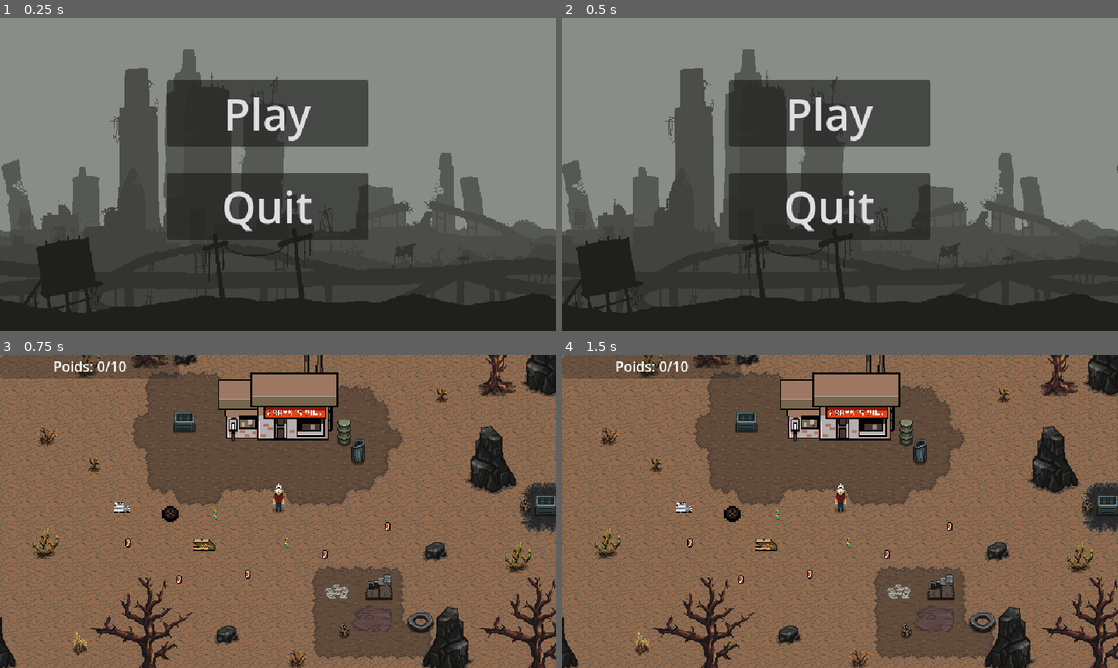
Above: before the commit, frames 1-4 (two rows, left to right).
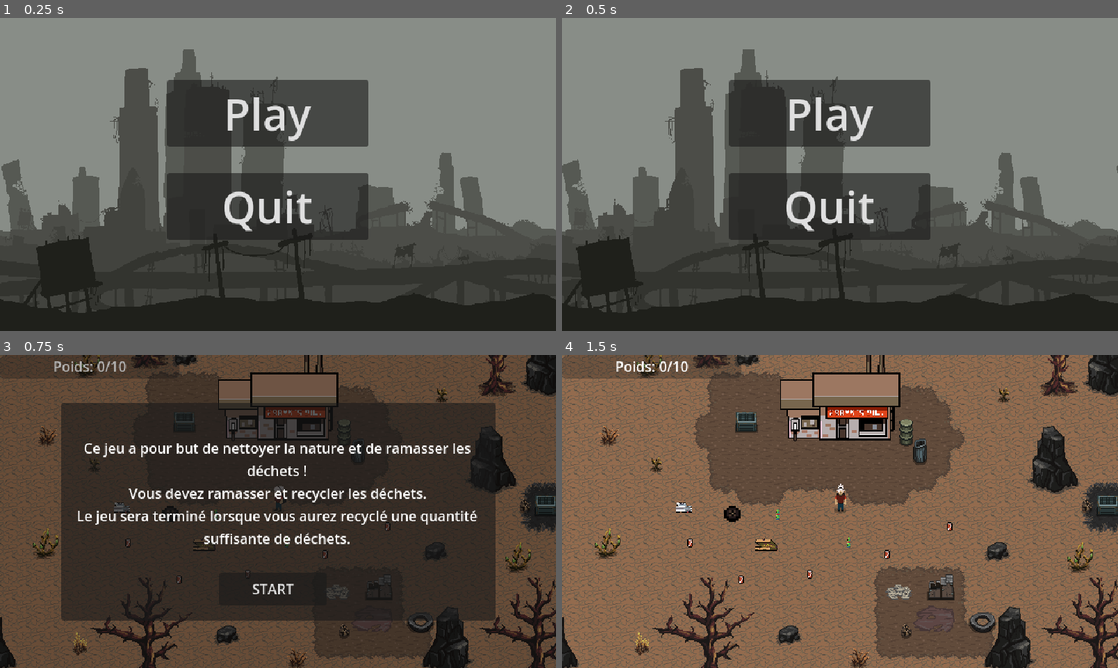
Above: after the commit, the same moments.

Repository: Sk1T/JeuDePolution
Game: Godot game, scene res://scene/menu.tscn
Two runs of this game, one before a commit and one after it. Both use one fixed random seed, a clock stepped at 60 frames per second and the inputs below.
Inputs (mouse positions are in pixels of both pictures, inside the frame that each line leads up to):
- Up to frame 1 (0.25 s): no input
- Up to frame 2 (0.5 s): no input
- Up to frame 3 (0.75 s): click "Play" at 0.5 s
- Up to frame 4 (1.5 s): click (834, 589) at 1.25 s, where only the run after the commit has a clickable "START"

Frames 1-2 are identical in both runs. In frame 3, 90% of the frame differs, in the area x 0-100%, y 0-100%; in frame 4, nothing differs.

Commit message:
added pop-up menu with rulles at beggininh og game

Diff:
--- /dev/null
+++ b/scene/Level/level.gd
@@ -0,0 +1,11 @@
+extends Node2D
+
+var rules_scene = preload("res://scene/pop_up_window.tscn")
+
+func _ready():
+	var rules_instance = rules_scene.instantiate()
+
+	var canvas = CanvasLayer.new()
+	add_child(canvas)
+
+	canvas.add_child(rules_instance)
--- a/scene/Level/level.tscn
+++ b/scene/Level/level.tscn
@@ -1,5 +1,6 @@
-[gd_scene load_steps=16 format=4 uid="uid://fmimkhvbh67n"]
-
+[gd_scene load_steps=17 format=4 uid="uid://fmimkhvbh67n"]
+
+[ext_resource type="Script" path="res://scene/Level/level.gd" id="1_grpty"]
 [ext_resource type="TileSet" uid="uid://ckmmkhdtmq04i" path="res://Ressourses/world.tres" id="1_hkugq"]
 [ext_resource type="PackedScene" uid="uid://cotd1teuak74e" path="res://scene/Trashe/UI_Weight.tscn" id="1_wibw6"]
 [ext_resource type="PackedScene" uid="uid://drwegsntcu5en" path="res://scene/Player/player.tscn" id="2_7yr01"]
@@ -1464,6 +1465,7 @@
 
 [node name="Level" type="Node2D"]
 y_sort_enabled = true
+script = ExtResource("1_grpty")
 
 [node name="WeightUI" parent="." instance=ExtResource("1_wibw6")]
 
--- /dev/null
+++ b/scene/pop_up_window.gd
@@ -0,0 +1,18 @@
+extends Control
+
+
+# Called when the node enters the scene tree for the first time.
+func _ready():
+	get_tree().paused = true
+
+
+
+
+# Called every frame. 'delta' is the elapsed time since the previous frame.
+func _process(delta):
+	pass
+
+
+func _on_button_pressed():
+	get_tree().paused = false
+	queue_free()
--- a/scene/pop_up_window.tscn
+++ b/scene/pop_up_window.tscn
@@ -1,3 +1,62 @@
-[gd_scene format=3 uid="uid://cdbsvorv2w2ti"]
+[gd_scene load_steps=2 format=3 uid="uid://cdbsvorv2w2ti"]
 
-[node name="Pop-up_window" type="CanvasLayer"]
+[ext_resource type="Script" path="res://scene/pop_up_window.gd" id="1_nf25k"]
+
+[node name="RulesLayer" type="Control"]
+process_mode = 3
+layout_mode = 3
+anchors_preset = 15
+anchor_right = 1.0
+anchor_bottom = 1.0
+grow_horizontal = 2
+grow_vertical = 2
+size_flags_horizontal = 4
+size_flags_vertical = 4
+script = ExtResource("1_nf25k")
+
+[node name="Overlay" type="ColorRect" parent="."]
+layout_mode = 1
+anchors_preset = 15
+anchor_right = 1.0
+anchor_bottom = 1.0
+grow_horizontal = 2
+grow_vertical = 2
+color = Color(0, 0, 0, 0.294118)
+
+[node name="Panel" type="Panel" parent="."]
+custom_minimum_size = Vector2(500, 250)
+layout_mode = 1
+anchors_preset = 8
+anchor_left = 0.5
+anchor_top = 0.5
+anchor_right = 0.5
+anchor_bottom = 0.5
+offset_left = -250.0
+offset_top = -125.0
+offset_right = 250.0
+offset_bottom = 125.0
+grow_horizontal = 2
+grow_vertical = 2
+
+[node name="Label" type="Label" parent="Panel"]
+layout_mode = 0
+offset_left = 15.0
+offset_top = 14.0
+offset_right = 484.0
+offset_bottom = 193.0
+text = "Ce jeu a pour but de nettoyer la nature et de ramasser les déchets !
+Vous devez ramasser et recycler les déchets.
+Le jeu sera terminé lorsque vous aurez recyclé une quantité suffisante de déchets."
+horizontal_alignment = 1
+vertical_alignment = 1
+autowrap_mode = 2
+
+[node name="Button" type="Button" parent="Panel"]
+layout_mode = 0
+offset_left = 182.0
+offset_top = 195.0
+offset_right = 306.0
+offset_bottom = 233.0
+text = "START"
+
+[connection signal="pressed" from="Panel/Button" to="." method="_on_button_pressed"]
